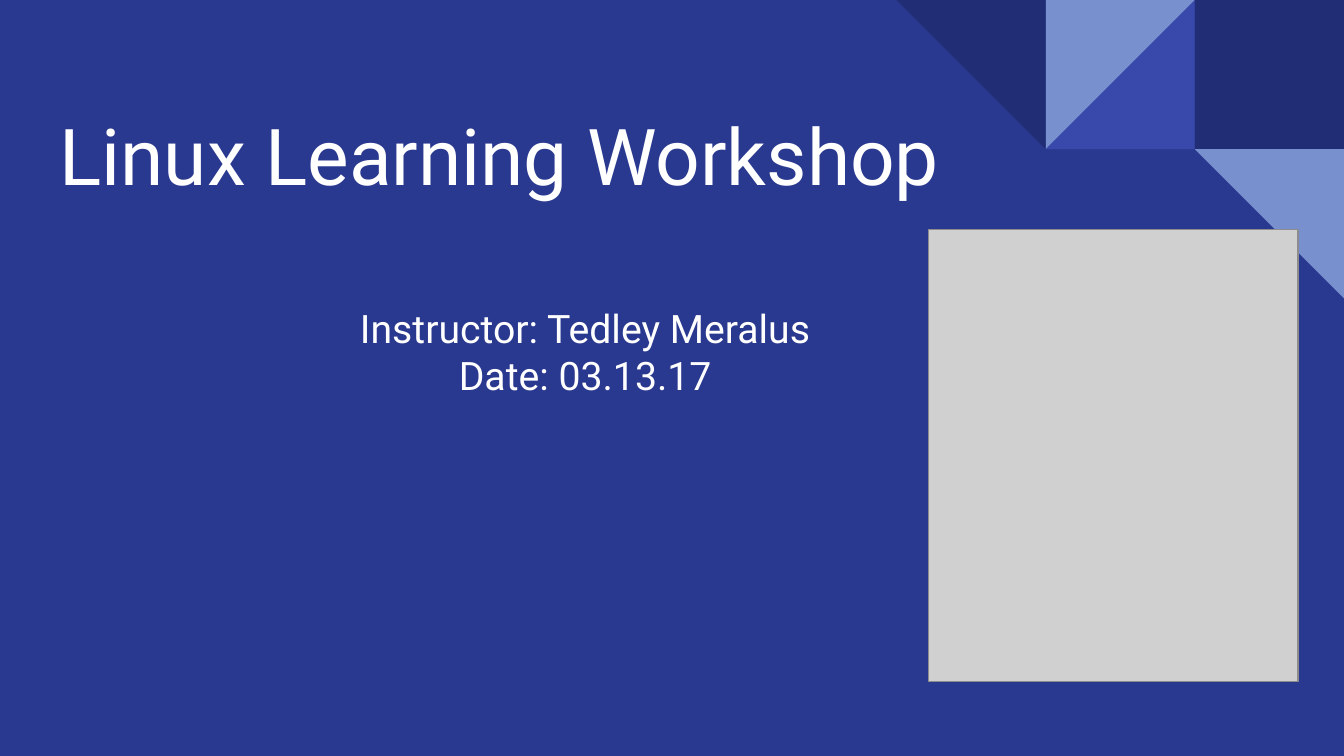
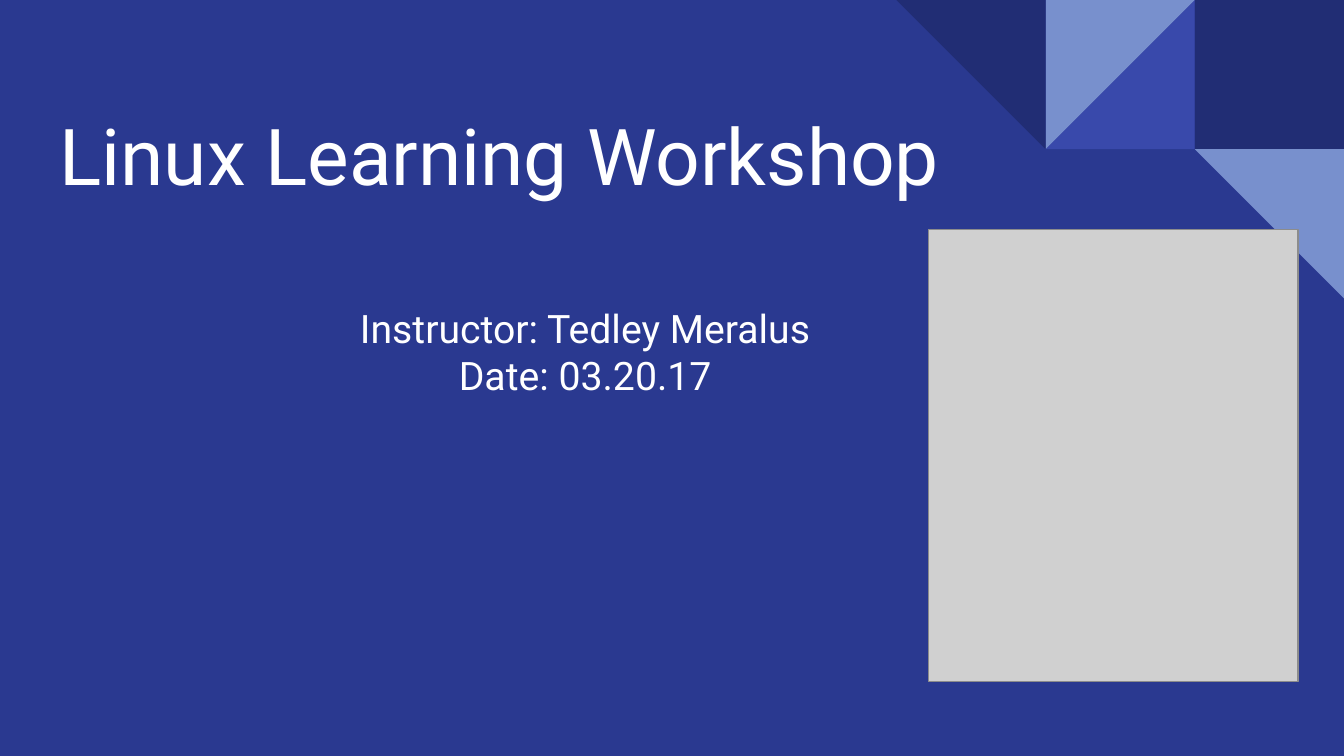
Before and after one commit to tedleyem/Linux-Workshop, a slide deck: slide 1 of Week2/Week2.pptx. Drawn at 1344x756 pixels with LibreOffice and Linux fonts; fonts in the diff are those of the drawing; grey boxes stand for pictures. Boxes give left, top, right and bottom in pixels: in the first picture for what was removed or moved away, otherwise in the second. Text is boxed around its words. In the diff, an @@ line names an element or a change of style, - is before the commit and + after.

```diff
--- a/Week2/Week2.pptx
+++ b/Week2/Week2.pptx
@@ subtitle at [459,361,712,391]: text changed @@
-Date: 03.13.17
+Date: 03.20.17
```
Also in this commit, not shown: 3 other files.
